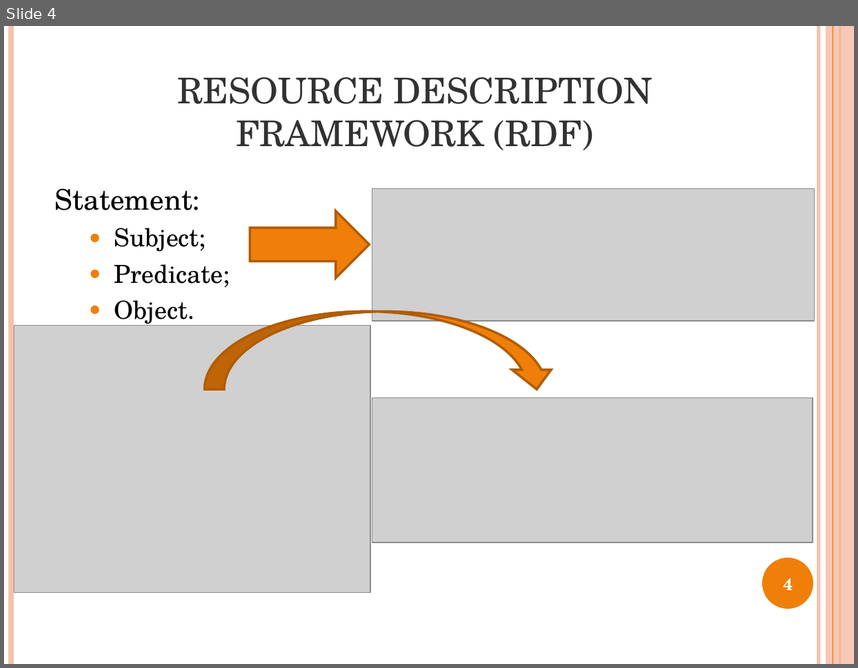
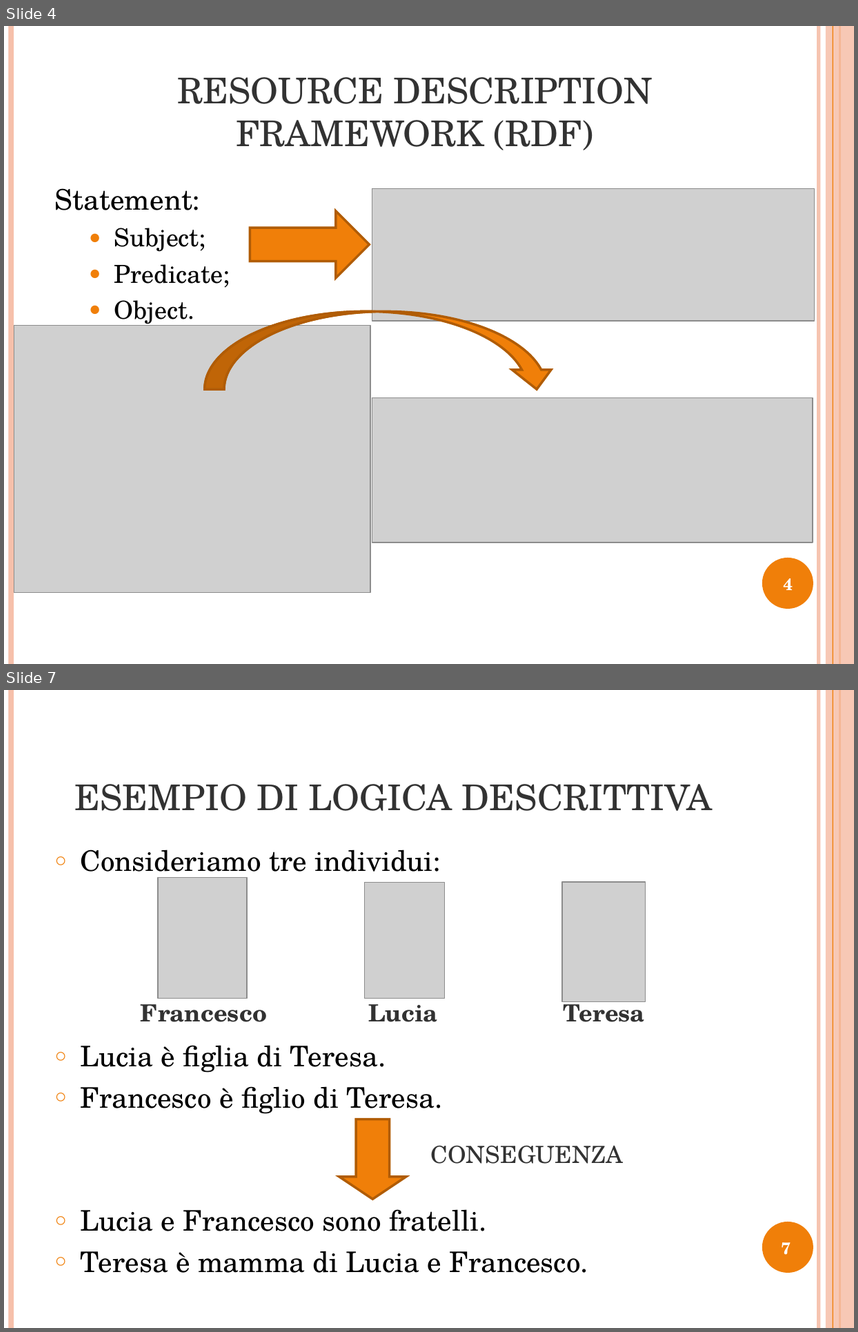
Before and after one commit to opendatahacklab/cityservices, a slide deck: thesis/Presentazione_Tesi.odp. Shown one above the other, each under a label of ours: slide 4 before the commit, slides 4 and 7 after it; the slides between them are not shown. The pictures are 858x668 and 858x1332 pixels, drawn with LibreOffice and Linux fonts; fonts in the diff are those of the drawing; grey boxes stand for pictures. Boxes give left, top, right and bottom in pixels: in the first picture for what was removed or moved away, otherwise in the second. Text is boxed around its words. In the diff, an @@ line names an element or a change of style, - is before the commit and + after.

```diff
--- a/thesis/Presentazione_Tesi.odp
+++ b/thesis/Presentazione_Tesi.odp
@@ slide 7 added at (x1=4, y1=690, x2=854, y2=1328), background #FFFFFF; not listed: 6 template elements that a slide beside it also shows @@
@@ title added at (x1=74, y1=784, x2=713, y2=811), 30 pt, text #323232 @@
+ESEMPIO DI LOGICA DESCRITTIVA
@@ text added at (x1=80, y1=849, x2=588, y2=1272), 24 pt, text #000000 @@
+○ Consideriamo tre individui:
+○ Lucia è figlia di Teresa.
+○ Francesco è figlio di Teresa.
+○ Lucia e Francesco sono fratelli.
+○ Teresa è mamma di Lucia e Francesco.
@@ picture added at (x1=158, y1=877, x2=247, y2=998) @@
@@ picture added at (x1=364, y1=882, x2=444, y2=998) @@
@@ picture added at (x1=562, y1=882, x2=646, y2=1002) @@
@@ title added at (x1=141, y1=997, x2=267, y2=1022), 20 pt, text #323232, bold @@
+Francesco
@@ title added at (x1=368, y1=997, x2=438, y2=1022), 20 pt, text #323232, bold @@
+Lucia
@@ title added at (x1=563, y1=997, x2=645, y2=1022), 20 pt, text #323232, bold @@
+Teresa
@@ right arrow added at (x1=339, y1=1119, x2=406, y2=1199), fill #F07F09, outline #B05C05 2.01 pt @@
@@ title added at (x1=431, y1=1145, x2=623, y2=1163), 20 pt, text #323232 @@
+CONSEGUENZA
@@ page number added at (x1=781, y1=1242, x2=791, y2=1254), 14 pt, text #FFFFFF, bold @@
+7
```
Also in this commit, not shown: 4 slides changed, 1 other slide added, 1 slide removed, 1 other file.
